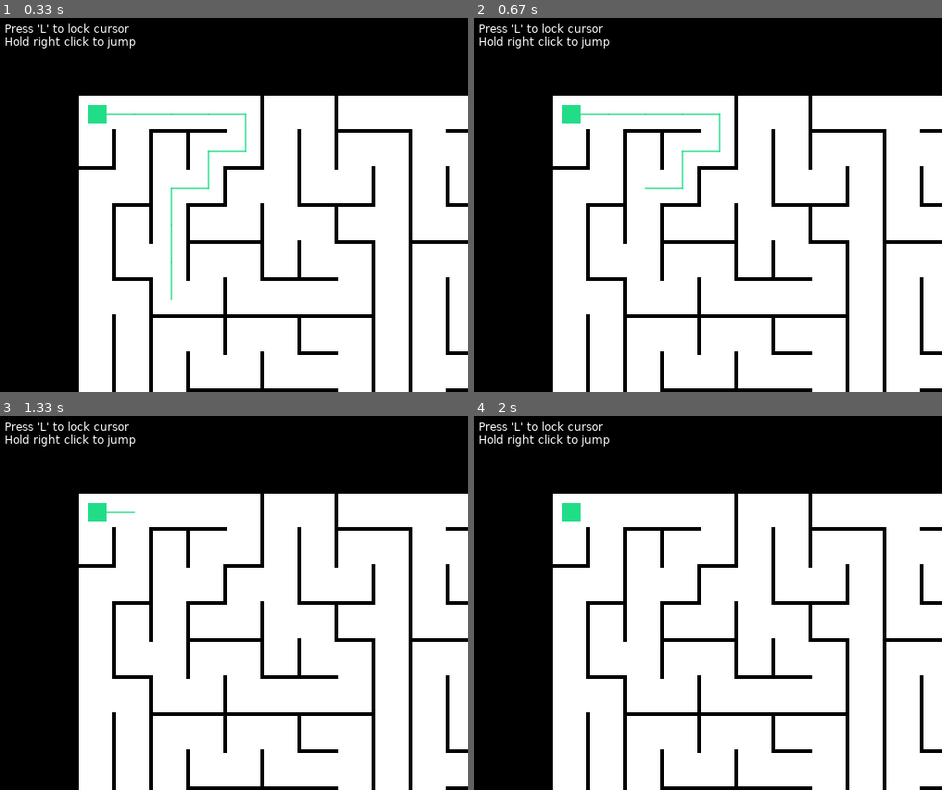
Above: before the commit, frames 1-4 (two rows, left to right).
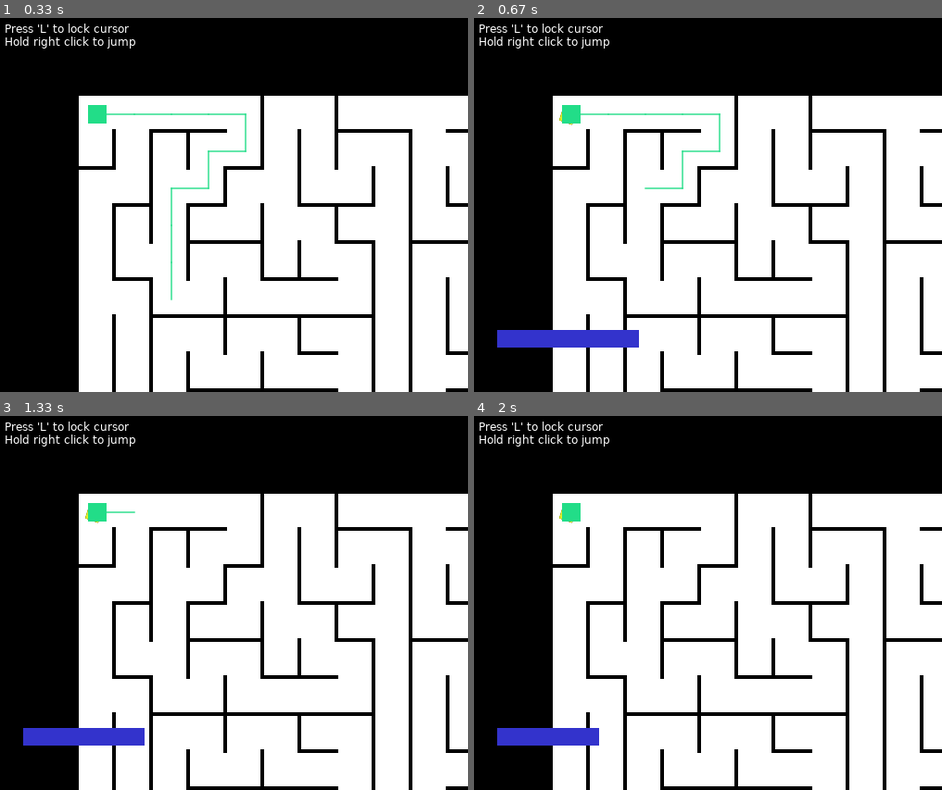
Above: after the commit, the same moments.

Repository: art0007i/distracting-jam-game
Game: LÖVE game, started from main.lua
Same seed, same stepped clock (60 frames per second), same inputs: the game is played once before the commit and once after it.
Inputs (mouse positions are in pixels of both pictures, inside the frame that each line leads up to):
- Up to frame 1 (0.33 s): no input
- Up to frame 2 (0.67 s): right-click (outside the picture) at 0.38 s
- Up to frame 3 (1.33 s): press the mouse at (outside the picture) at 0.7 s; move the mouse to (outside the picture) at 0.8 s; release the mouse at (outside the picture) at 0.93 s; press the mouse at (outside the picture) at 1.03 s; move the mouse to (outside the picture) at 1.13 s; release the mouse at (107, 569) at 1.27 s
- Up to frame 4 (2 s): hold L from 1.83 s (still down); move the mouse to (722, 468) at 1.87 s

Frame 1 is identical in both runs. In frame 2, 1.4% of the frame differs, in the area x 4-36%, y 25-89%; in frame 3, 1.2%; in frame 4, 1.0%.

Commit message:
add pickups and cooldown bar

Diff:
--- a/main.lua
+++ b/main.lua
@@ -3,19 +3,6 @@
 
 local maze = {}
 local size = 50
-
-function dump(o)
-    if type(o) == 'table' then
-        local s = '{ '
-        for k, v in pairs(o) do
-            if type(k) ~= 'number' then k = '"' .. k .. '"' end
-            s = s .. '[' .. k .. '] = ' .. dump(v) .. ','
-        end
-        return s .. '} '
-    else
-        return tostring(o)
-    end
-end
 
 for row = 1, size + 1 do
     maze[row] = {}
@@ -92,8 +79,23 @@
 local camx, camy = px, py
 local player_size = 1
 local player_sprite_size = cell_size / 2
+local player_pickup_dist = cell_size / 2
+local held_item = nil
+
+-- each pickup = { type="sprite", x=1, y=2, w=3, h=4 }
+local pickups = {}
 
 local npcx, npcy = cell_size * 5.5, cell_size * 5.5
+
+local mouse_locked = false
+local jumping = false
+local jump_startx, jump_starty = 0, 0
+local jump_radius = 0
+local jump_maxdist = cell_size * 1.75
+local jump_cooldown = 5
+local jump_duration = 1
+local jump_timer = 0
+
 
 -- Normalize two numbers.
 function math.normalize(x, y)
@@ -101,30 +103,68 @@
     if l == 0 then return 0, 0, 0 else return x / l, y / l, l end
 end
 
-local mouse_locked = false
-local jumping = false
-local jump_startx, jump_starty = 0, 0
-local jump_radius = 0
-local jump_speed = cell_size * 3
-local jump_maxdist = cell_size * 1.75
+function intersect(a, b) -- a and b are 'x,y,w,h' tables
+    return a.x < b.x + b.w and
+           a.x + a.w > b.x and
+           a.y < b.y + b.h and
+           a.y + a.h > b.y
+end
+
+function player_pickup_index()
+    for k, v in pairs(pickups) do
+        local s = player_pickup_dist / 2
+        if intersect({x=px-s, y=py-s, w=player_pickup_dist, h=player_pickup_dist}, v) then
+            return k
+        end
+    end
+    return -1
+end
+
+function drop_item()
+    -- handle tasks?
+    table.insert(pickups, held_item)
+    held_item = nil
+end
+
+local images = {}
+
+function img(name)
+    if images[name] ~= nil then return images[name] end
+
+    images[name] = love.graphics.newImage("assets/" .. name .. ".png")
+    return images[name]
+end
 
 function love.keypressed(key, scancode, isrepeat)
     if key == "l" then
-        mouse_locked = !mouse_locked
+        mouse_locked = not mouse_locked
     end
 end
 
 function love.mousepressed(x, y, button, istouch, presses)
-    if button == 2 then
+    if button == 1 then
+        if held_item ~= nil then
+            drop_item()
+        else
+            local item = player_pickup_index()
+            if (item > 0) then
+                held_item = table.remove(pickups, item)
+            end
+        end
+    end
+    if button == 2 and jump_timer < 0 then
+        table.insert(pickups, { type="cheese", x=50, y=50, w=cell_size/2, h=cell_size/2 })
+
         jumping = true
         jump_startx, jump_starty = px, py
         jump_radius = 0
+        jump_timer = jump_duration
     end
 end
 
 function love.mousereleased(x, y, button, istouch, presses)
     if button == 2 and jumping then
-        jumping = false
+        stop_jump()
     end
 end
 
@@ -203,6 +243,11 @@
     end
     px = tx + ccx
     py = ty + ccy
+end
+
+function stop_jump()
+    jumping = false
+    jump_timer = jump_cooldown
 end
 
 function love.mousemoved(x, y, dx, dy, istouch)
@@ -217,7 +262,6 @@
             end
             if (tx <= cell_size) then tx = cell_size+1 end
             if (ty <= cell_size) then ty = cell_size+1 end
-            print(tx, ty)
             if (tx > cell_size*(size+2)-wall_size) then tx = cell_size*(size+2)-wall_size end
             if (ty > cell_size*(size+2)-wall_size) then ty = cell_size*(size+2)-wall_size end
             px = tx
@@ -245,8 +289,18 @@
 function love.update(dt)
     love.mouse.setRelativeMode(mouse_locked)
 
+    if held_item ~= nil then
+        held_item.x = px - held_item.w / 2
+        held_item.y = py - held_item.h / 2
+    end
+
+    jump_timer = jump_timer - dt
     if jumping then
+        local jump_speed = jump_maxdist * 2 / jump_duration
         jump_radius = math.min(jump_maxdist, jump_radius + jump_speed * dt)
+        if jump_timer < 0 then
+            stop_jump()
+        end
     end
 
     camx = px
@@ -265,15 +319,27 @@
     end
 end
 
+function normalise(a) return math.max(math.min(a, 1), 0) end
+function lerp(a,b,t) return a * (1-t) + b * t end
+
+function colorlerp(a,b,t)
+    return {lerp(a[1], b[1], t), lerp(a[2], b[2], t), lerp(a[3], b[3], t)}
+end
+
+function draw_item(v)
+    love.graphics.setColor(1,1,1)
+    love.graphics.draw(img(v.type), v.x, v.y, v.w / 64, v.h / 64)
+end
+
 function love.draw()
     local w, h = love.graphics.getDimensions()
     love.graphics.push()
     love.graphics.translate(-camx + w / 2, -camy + h / 2)
 
-
     love.graphics.setColor(1, 1, 1)
     love.graphics.print("Press 'L' to lock cursor\nHold right click to jump", -40, -40)
 
+    -- draw maze walls
     for x, cells in ipairs(maze) do
         for y, cell in ipairs(cells) do
             love.graphics.setColor(1, 1, 1)
@@ -290,15 +356,26 @@
         end
     end
 
+    -- draw jump radius
     if jumping then
-        love.graphics.setColor(0, 0, 1)
+        local larp = normalise((jump_duration - jump_timer*2))
+        love.graphics.setColor(colorlerp({0,0,1}, {1,0,0}, larp))
         love.graphics.circle("fill", jump_startx, jump_starty, jump_radius)
     end
 
-
+    -- draw pickups
+    for k, v in pairs(pickups) do
+        draw_item(v)
+    end
+    if held_item ~= nil then
+        draw_item(held_item)
+    end
+
+    -- draw plater sprite
     love.graphics.setColor(34 / 255, 221 / 255, 136 / 255)
     love.graphics.rectangle("fill", px - player_sprite_size / 2, py - player_sprite_size / 2, player_sprite_size, player_sprite_size)
 
+    -- draw npc path
     local path = a_star(get_cell(px,py), get_cell(npcx, npcy), maze)
     if path ~= nil then
         local last = path[1]
@@ -314,4 +391,12 @@
     end
 
     love.graphics.pop()
-end
+
+    -- draw cooldown bar
+    if not jumping and jump_timer > 0 then
+        love.graphics.setColor(.2, .2, .8)
+        local barsize = w/5
+        local fillsize = barsize * jump_timer / jump_cooldown
+        love.graphics.rectangle("fill", w/2-barsize/2, h-h/9, fillsize, h/32)
+    end
+end
Binary file added: assets/cheese.png
